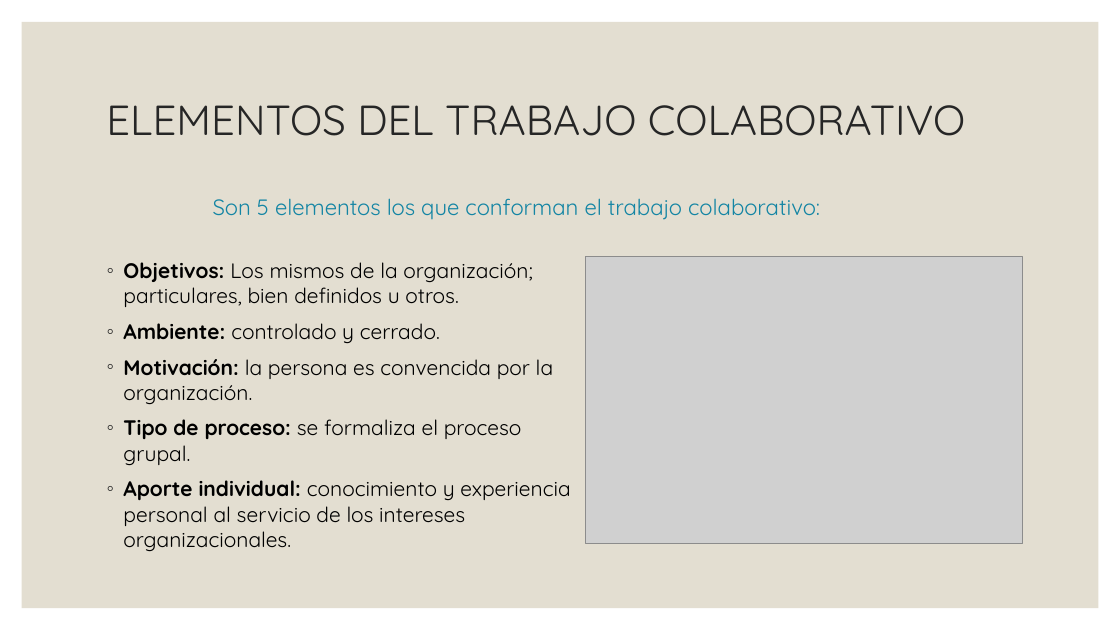
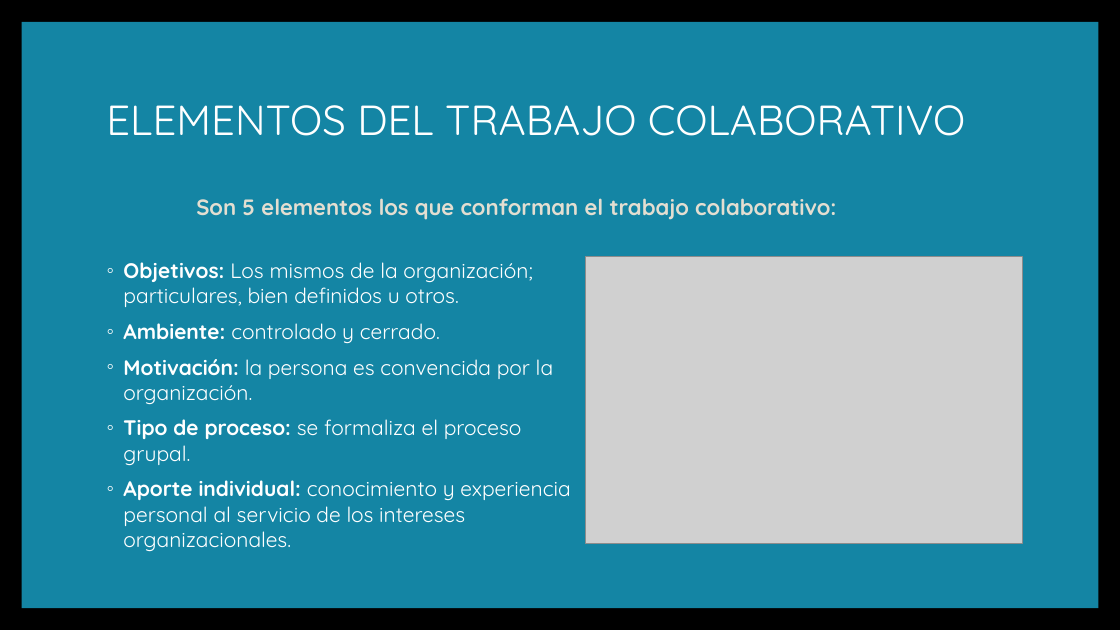
Before and after one commit to Jessica-Bonilla/PruebasTIC2019, a slide deck: slide 5 of Trabajo colaborativo.pptx. Drawn at 1120x630 pixels with LibreOffice and Linux fonts; fonts in the diff are those of the drawing; grey boxes stand for pictures; background and template pictures are left out. Boxes give left, top, right and bottom in pixels: in the first picture for what was removed or moved away, otherwise in the second. Text is boxed around its words. In the diff, an @@ line names an element or a change of style, - is before the commit and + after.

```diff
--- a/Trabajo colaborativo.pptx
+++ b/Trabajo colaborativo.pptx
@@ background #FFFFFF to picture (left out) @@
@@ rectangle at (22, 22, 1099, 608): fill #E3DED1 to #1485A4 @@
@@ title "ELEMENTOS DEL TRABAJO COLABORATIVO" at (106, 105, 965, 136): text colour #262626 to #FFFFFF @@
@@ text "Son 5 elementos los que ..." at (196, 198, 836, 220): text colour #1485A4 to #E3DED1, bold on @@
@@ text "Objetivos: Los mismos de la ..." at (123, 262, 570, 551): text colour #000000 to #FFFFFF; bullet colour #262626 to #FFFFFF @@
```
Also in this commit, not shown: 7 other slides changed, 2 other files.
